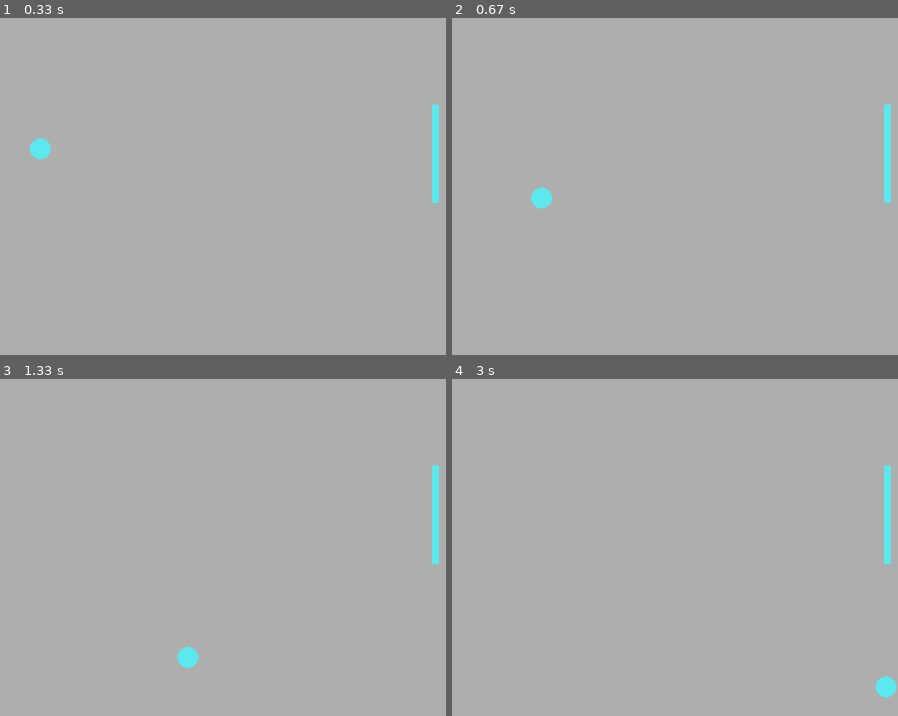
Above: before the commit, frames 1-4 (two rows, left to right).
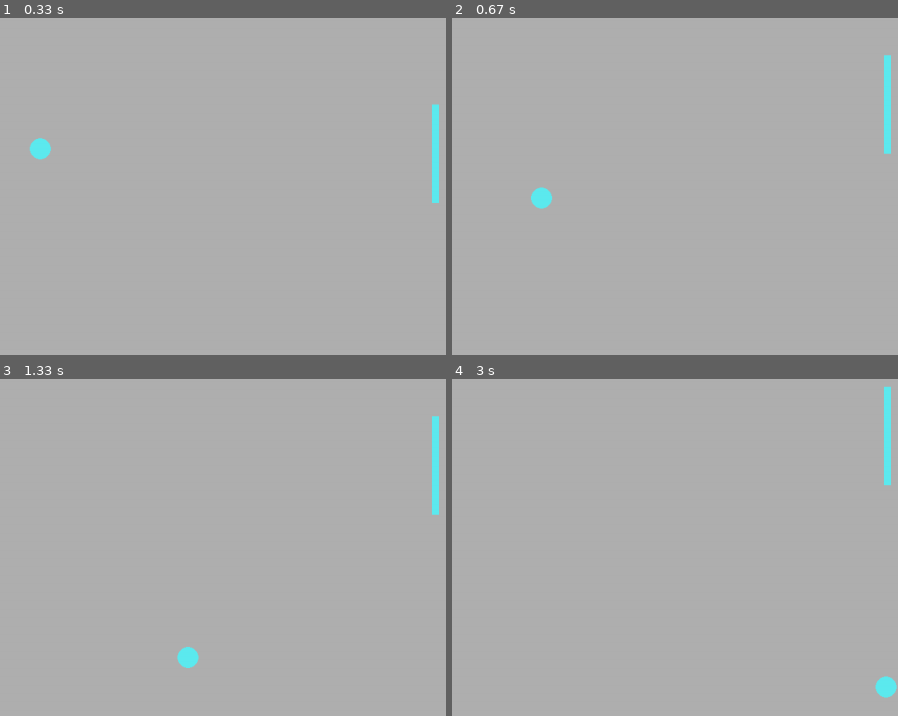
Above: after the commit, the same moments.

Repository: 100ballovby/tuesday_start_2122
Game: pygame game, started from 21_lesson_2202/00_pong_p2.py
Same seed, same stepped clock (60 frames per second), same inputs: the game is played once before the commit and once after it.
Inputs:
- Up to frame 1 (0.33 s): no input
- Up to frame 2 (0.67 s): hold Up from 0.33 s (still down)
- Up to frame 3 (1.33 s): release Up at 0.8 s; hold Down 0.83-1.13 s; hold Up from 1.17 s (still down)
- Up to frame 4 (3 s): release Up at 1.53 s; hold Down 1.57-1.93 s; hold Up 1.97-2.27 s; hold Down 2.3-2.6 s; hold Up from 2.63 s (still down)
The pictures show only the part of the screen within x 50-100%, y 37-87%; the shares and areas given below are measured in that part.

Frame 1 is identical in both runs. In frame 2, 0.5% of the frame differs, in the area x 96-99%, y 10-55%; in frame 3, 0.5%; in frame 4, 0.7%, in the area x 96-99%, y 2-55%.

Commit message:
Adding player moving function

Diff:
--- a/21_lesson_2202/00_pong_p2.py
+++ b/21_lesson_2202/00_pong_p2.py
@@ -16,6 +16,15 @@
         ball_speed_x *= -1
 
 
+def player_motion(plr, speed, height):
+    plr.y += speed
+
+    if plr.top <= 0:  # если платформа уперлась "в потолок"
+        plr.top = 0  # зафиксировать ее верхнюю часть "на потолке"
+    elif plr.bottom >= height:  # если платформа уперлась "в пол"
+        plr.bottom = height  # зафиксировать ее нижнюю часть "на полу"
+
+
 W = 1280
 H = 960
 screen = pg.display.set_mode((W, H))
@@ -32,6 +41,7 @@
 
 ball_speed_x = 7
 ball_speed_y = 7
+player_speed = 0
 
 finished = False
 while not finished:
@@ -39,7 +49,18 @@
     for event in pg.event.get():
         if event.type == pg.QUIT:
             finished = True
+        if event.type == pg.KEYDOWN:  # если кнопку нажали
+            if event.key == pg.K_UP:
+                player_speed -= 7
+            elif event.key == pg.K_DOWN:
+                player_speed += 7
+        if event.type == pg.KEYUP:  # если кнопку отпустили
+            if event.key == pg.K_UP:
+                player_speed += 7
+            elif event.key == pg.K_DOWN:
+                player_speed -= 7
 
+    player_motion(player, player_speed, H)
     ball_motion(ball, W, H, player, opponent)
 
     screen.fill(light_grey)
